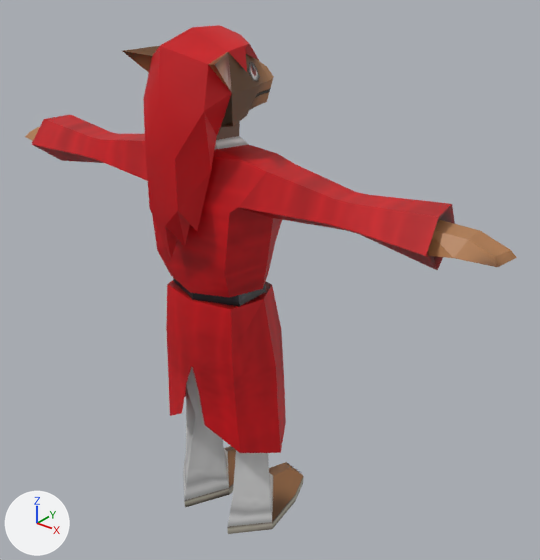
Two versions of the Blender file Resources/Models/Characters/player.blend, one commit apart.
One viewpoint serves both versions: a camera (50 mm lens) standing at (1.187, -1.281, 1.581) and looking at (0.076, 0.108, 0.72). Every picture has the same lights, and +X, +Y and +Z are marked at lower left. The picture after the commit comes second.

Objects in the first picture: 'HandRight_Open', 'Player' and 1 more.
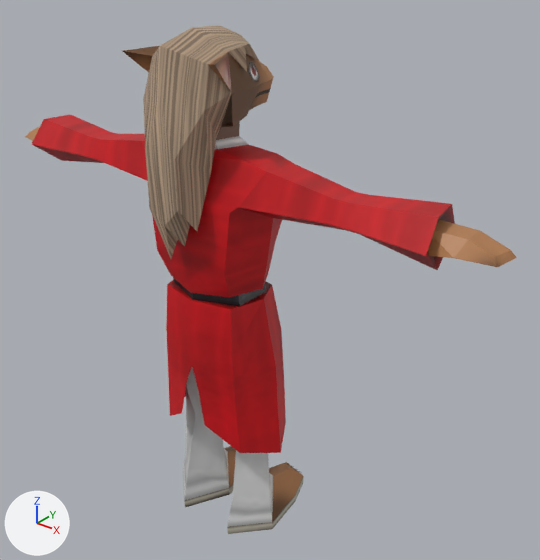
Commit message: hair mat

Patch to the scene script:
```diff
--- a/Resources/Models/Characters/player.blend.py
+++ b/Resources/Models/Characters/player.blend.py
@@ img_npc_hair_png @@
+img_npc_hair_png = load_image('npc_hair.png', '../../../Assets/Textures/Characters/npc_hair.png', 128, 128, 'sRGB')
@@ mat_hair @@
+mat_hair = bpy.data.materials.new('Hair')
+# colours: orange #ffb415
+# uses the picture img_npc_hair_png
@@ me_player @@
 me_player.from_pydata(...)  # 312 vertices, 338 faces; spans x -0.613..0.613, y -0.183..0.231, z -0.005..1.368
 # used by ob_player; location = (0.0, 0.0, 0.0)
+# me_player part 1: 60 of the faces centred in x -0.097..0.097, y -0.183..0.093, z 0.902..1.345 switch from mat_kimonofabric to mat_hair
+# me_player part 2: texture (UV) coordinates of 60 of 338 faces, centred in x -0.097..0.097, y -0.183..0.093, z 0.902..1.345, changed; they spanned u 0.22..0.98, v 0.0..0.99 and now span u -0.29..1.31, v 0.03..0.97
 me_player.materials.append(mat_clothfabric)
```

Location of each change, [x1, y1, x2, y2] in pixels of the pictures (540 x 560 px):
'Player', recoloured, surface changed (red to brown)
    both: [142, 25, 260, 262]
part 1 of me_player, recoloured (red to brown)
    both: [143, 25, 259, 259]
part 2 of me_player, surface changed (red to brown)
    both: [143, 25, 259, 259]
